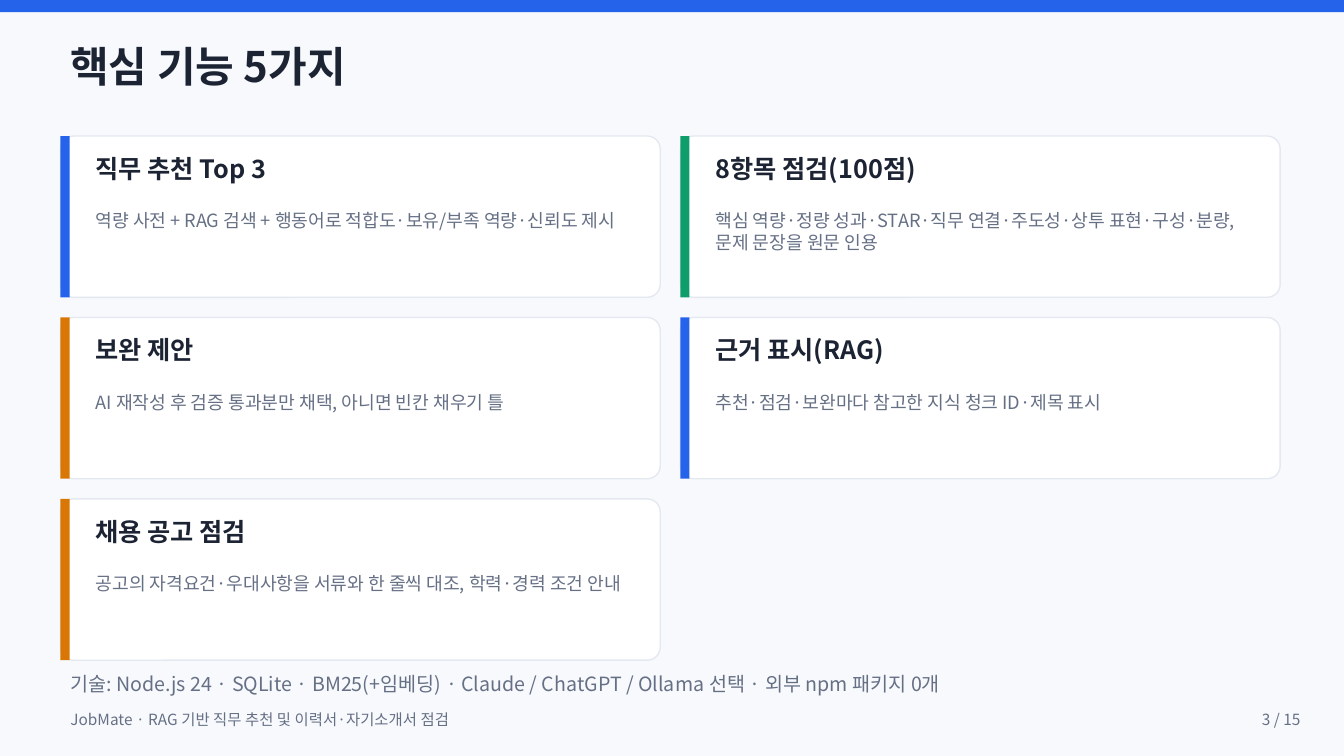
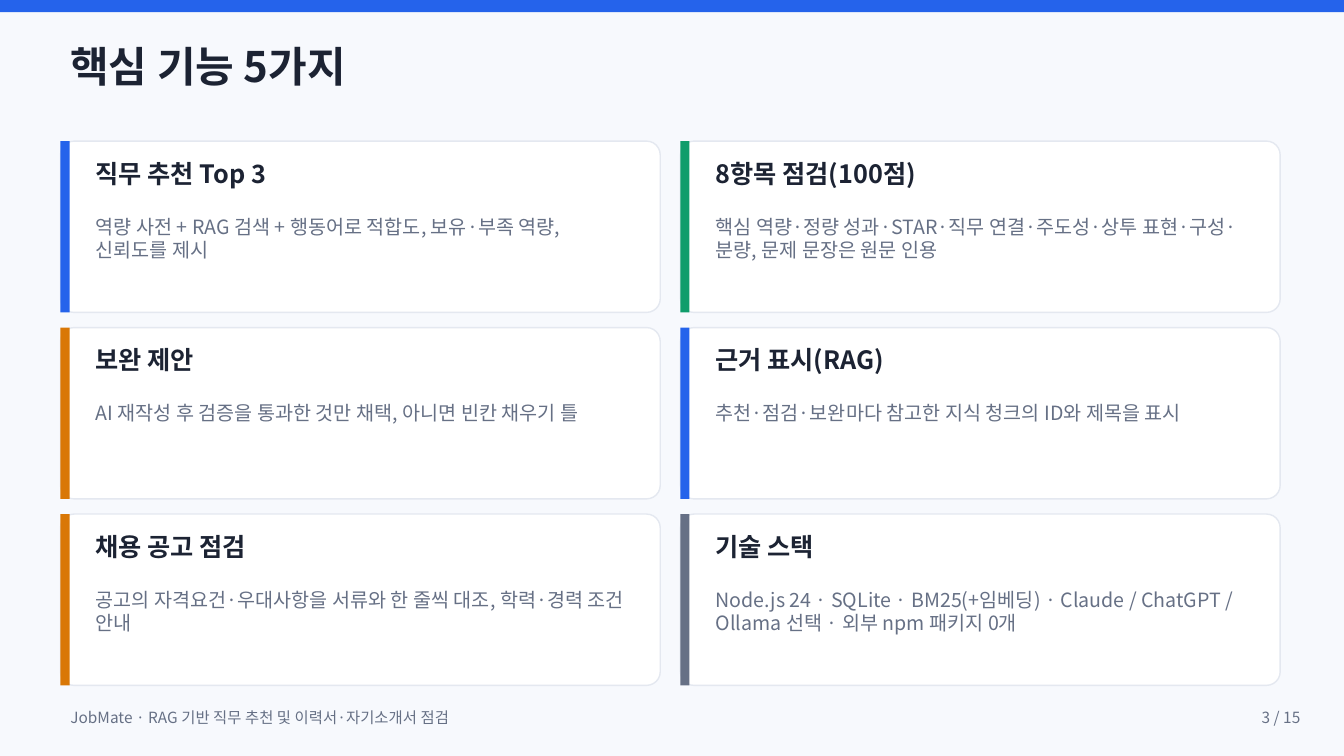
Before and after one commit to mycom0216/jobmate, a slide deck: slide 3 of docs/JobMate_발표자료.pptx. Drawn at 1344x756 pixels with LibreOffice and Linux fonts; fonts in the diff are those of the drawing. Boxes give left, top, right and bottom in pixels: in the first picture for what was removed or moved away, otherwise in the second. Text is boxed around its words. In the diff, an @@ line names an element or a change of style, - is before the commit and + after.

```diff
--- a/docs/JobMate_발표자료.pptx
+++ b/docs/JobMate_발표자료.pptx
@@ rounded rectangle: place and size @@
-rounded rectangle at (60, 136, 660, 297)
+rounded rectangle at (60, 141, 660, 313)
@@ rectangle: place and size @@
-rectangle at (60, 136, 70, 297)
+rectangle at (60, 141, 70, 313)
@@ rounded rectangle: place and size @@
-rounded rectangle at (681, 136, 1280, 297)
+rounded rectangle at (681, 141, 1280, 313)
@@ rectangle: place and size @@
-rectangle at (681, 136, 690, 297)
+rectangle at (681, 141, 690, 313)
@@ text "직무 추천 Top 3": place and size @@
-text "직무 추천 Top 3" at (96, 157, 266, 184)
+text "직무 추천 Top 3" at (96, 162, 266, 189)
@@ text "8항목 점검(100점)": place and size @@
-text "8항목 점검(100점)" at (716, 156, 916, 183)
+text "8항목 점검(100점)" at (716, 161, 916, 188)
@@ text at (96, 217, 561, 259): text changed; size 13 to 14 pt @@
-역량 사전 + RAG 검색 + 행동어로 적합도·보유/부족 역량·신뢰도 제시
+역량 사전 + RAG 검색 + 행동어로 적합도, 보유·부족 역량, 신뢰도를 제시
@@ text at (716, 218, 1236, 261): text changed; size 13 to 14 pt @@
-핵심 역량·정량 성과·STAR·직무 연결·주도성·상투 표현·구성·분량, 문제 문장을 원문 인용
+핵심 역량·정량 성과·STAR·직무 연결·주도성·상투 표현·구성·분량, 문제 문장은 원문 인용
@@ rounded rectangle: place and size @@
-rounded rectangle at (60, 318, 660, 479)
+rounded rectangle at (60, 328, 660, 499)
@@ rectangle: place and size @@
-rectangle at (60, 318, 70, 479)
+rectangle at (60, 328, 70, 499)
@@ rounded rectangle: place and size @@
-rounded rectangle at (681, 318, 1280, 479)
+rounded rectangle at (681, 328, 1280, 499)
@@ rectangle: place and size @@
-rectangle at (681, 318, 690, 479)
+rectangle at (681, 328, 690, 499)
@@ text "보완 제안": place and size @@
-text "보완 제안" at (96, 338, 194, 362)
+text "보완 제안" at (96, 348, 194, 372)
@@ text "근거 표시(RAG)": place and size @@
-text "근거 표시(RAG)" at (716, 338, 884, 364)
+text "근거 표시(RAG)" at (716, 348, 884, 374)
@@ text at (96, 404, 578, 424): text changed; size 13 to 14 pt @@
-AI 재작성 후 검증 통과분만 채택, 아니면 빈칸 채우기 틀
+AI 재작성 후 검증을 통과한 것만 채택, 아니면 빈칸 채우기 틀
@@ text at (716, 403, 1181, 422): text changed; size 13 to 14 pt @@
-추천·점검·보완마다 참고한 지식 청크 ID·제목 표시
+추천·점검·보완마다 참고한 지식 청크의 ID와 제목을 표시
@@ rounded rectangle: place and size @@
-rounded rectangle at (60, 499, 660, 660)
+rounded rectangle at (60, 514, 660, 686)
@@ rectangle: place and size @@
-rectangle at (60, 499, 70, 660)
+rectangle at (60, 514, 70, 686)
@@ text "채용 공고 점검": place and size @@
-text "채용 공고 점검" at (96, 520, 246, 544)
+text "채용 공고 점검" at (96, 535, 246, 559)
@@ rounded rectangle added at (681, 514, 1280, 686), fill #FFFFFF, outline #E4E8F0 1 pt @@
@@ rectangle added at (681, 514, 690, 686), fill #667085 @@
@@ text added at (716, 535, 814, 559), 18 pt, text #1C2333, bold @@
+기술 스택
@@ text "공고의 자격요건·우대사항을 서류와 한 줄씩 ...": place and size @@
-text "공고의 자격요건·우대사항을 서류와 한 줄씩 ..." at (96, 575, 621, 593)
+text "공고의 자격요건·우대사항을 서류와 한 줄씩 ..." at (96, 590, 624, 632)
@@ text "공고의 자격요건·우대사항을 서류와 한 줄씩 ..." at (96, 590, 624, 632): size 13 to 14 pt @@
@@ text at (716, 591, 1221, 635): text changed @@
-기술: Node.js 24 · SQLite · BM25(+임베딩) · Claude / ChatGPT / Ollama 선택 · 외부 npm 패키지 0개
+Node.js 24 · SQLite · BM25(+임베딩) · Claude / ChatGPT / Ollama 선택 · 외부 npm 패키지 0개
```
Also in this commit, not shown: 14 other slides changed, 14 other files.
